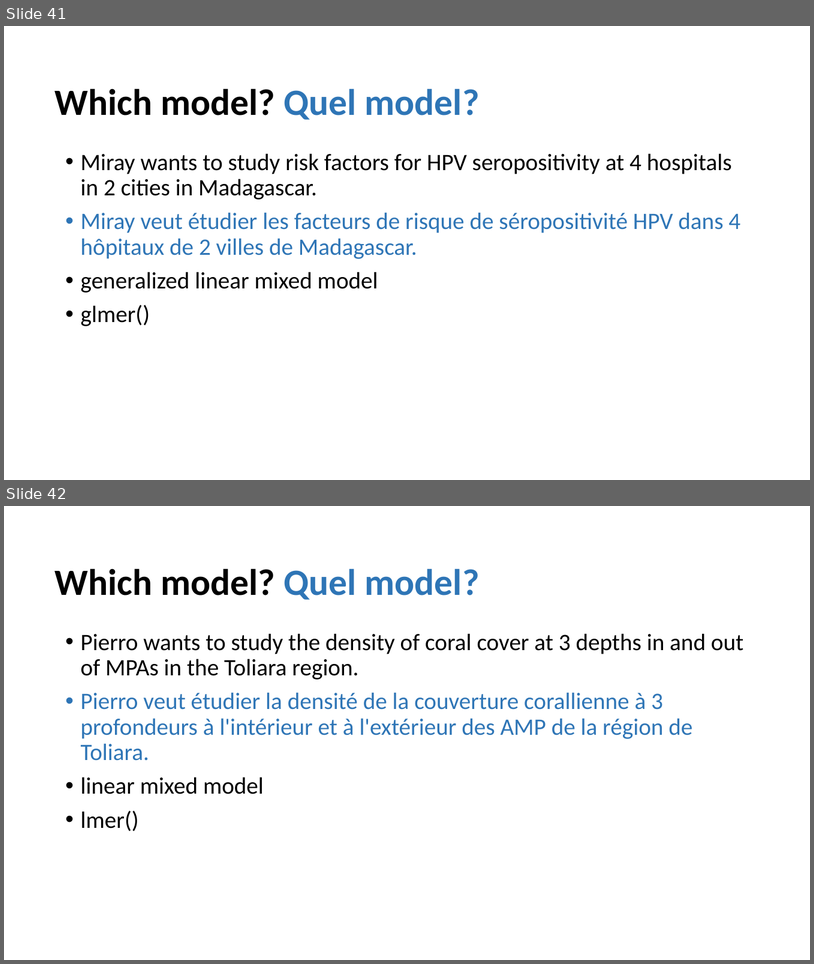
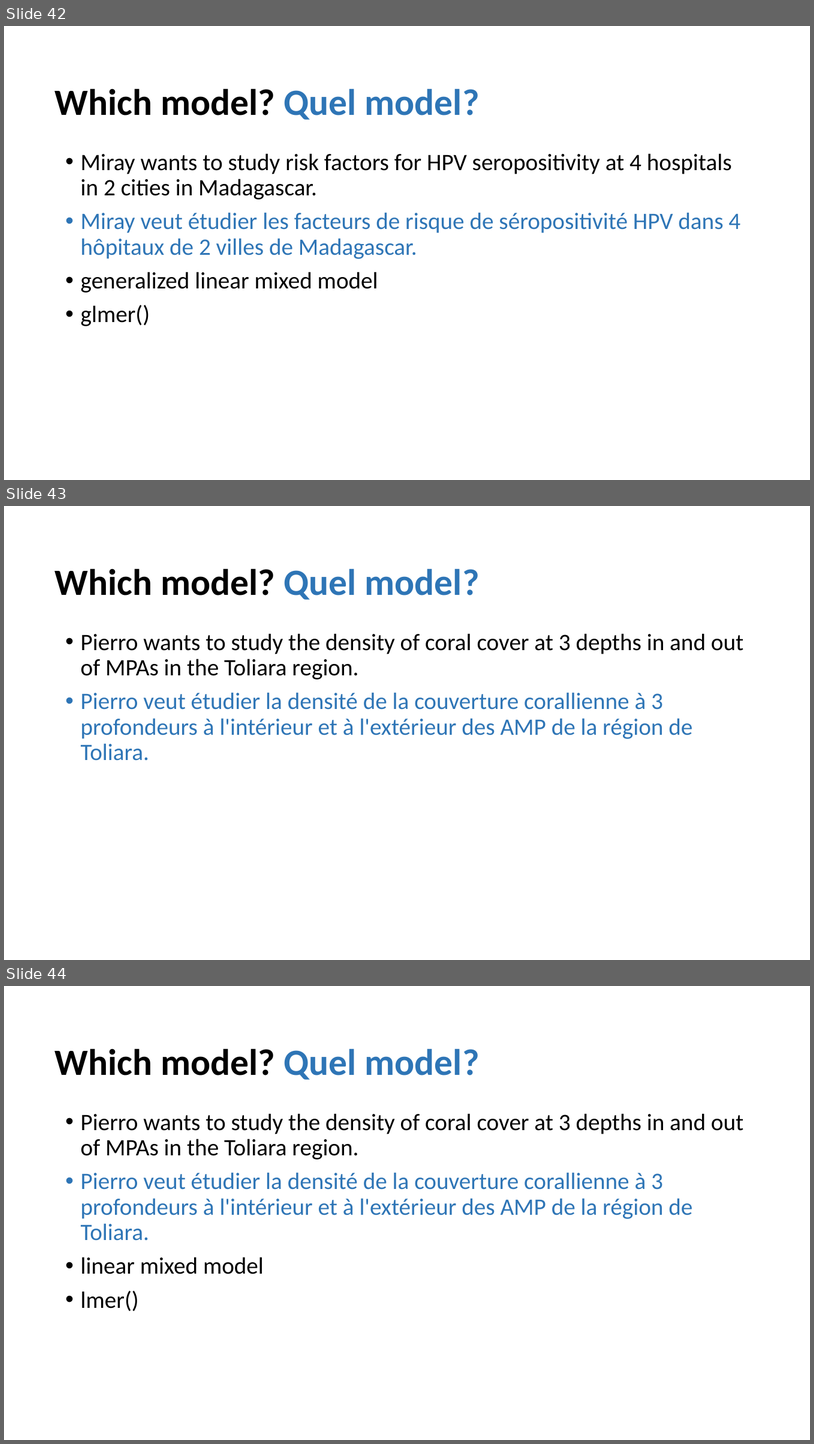
Before and after one commit to brooklabteam/E2M2, a slide deck: assets/2022/Lectures-PPT/SoManyModels.pptx. Shown one above the other, each under a label of ours: slides 41 and 42 before the commit, slides 42, 43 and 44 after it. The pictures are 814x964 and 814x1444 pixels, drawn with LibreOffice and Linux fonts; fonts in the diff are those of the drawing. Boxes give left, top, right and bottom in pixels: in the first picture for what was removed or moved away, otherwise in the second. Text is boxed around its words. In the diff, an @@ line names an element or a change of style, - is before the commit and + after.

```diff
--- a/assets/2022/Lectures-PPT/SoManyModels.pptx
+++ b/assets/2022/Lectures-PPT/SoManyModels.pptx
@@ slide 43 added at (4,506,810,960), background #FFFFFF @@
@@ title added at (55,568,480,600), 44 pt, text #000000, bold @@
+Which model? Quel model?
@@ text added at (81,633,744,760), 28 pt, text #2E75B6 @@
+• Pierro wants to study the density of coral cover at 3 depths in and out of MPAs in the Toliara region.
+• Pierro veut étudier la densité de la couverture corallienne à 3 profondeurs à l'intérieur et à l'extérieur des AMP de la région de Toliara.
@@ what was slide 41 is now slide 42 @@
@@ what was slide 42 is now slide 44 @@
```
Also in this commit, not shown: 1 other slide added, 2 other files.
